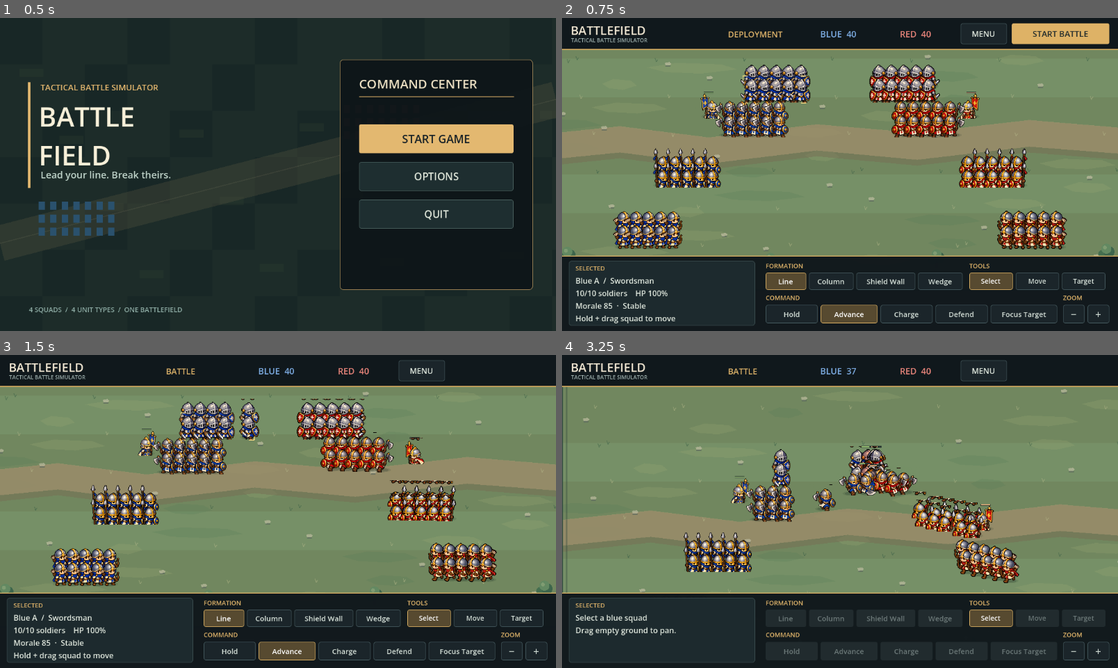
Above: before the commit, frames 1-4 (two rows, left to right).
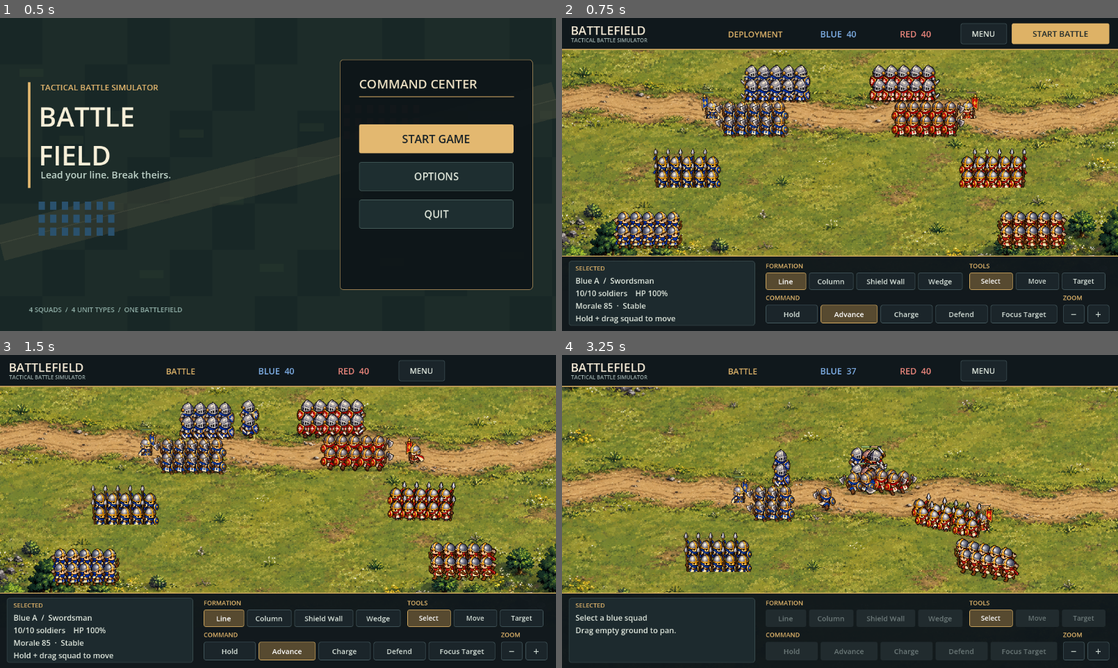
Above: after the commit, the same moments.

Repository: Pence420/RTS_GAME
Game: Godot game, scene res://scenes/main_menu.tscn
Same seed, same stepped clock (60 frames per second), same inputs: the game is played once before the commit and once after it.
Inputs (mouse positions are in pixels of both pictures, inside the frame that each line leads up to):
- Up to frame 1 (0.5 s): no input
- Up to frame 2 (0.75 s): click "START GAME" at 0.5 s
- Up to frame 3 (1.5 s): click "START BATTLE" at 1.25 s
- Up to frame 4 (3.25 s): tap Enter at 2 s; move the mouse to (962, 495) at 2.02 s; hold D 2.03-2.75 s; click (962, 495) at 2.17 s; drag from (728, 527) to (812, 574) at 2.77 s

Frame 1 is identical in both runs. In frame 2, 55% of the frame differs, in the area x 0-100%, y 10-76%; in frame 3, 60%; in frame 4, 62%.

Commit message:
Add pixel art battlefield terrain and align unit animation frames

Diff:
--- a/strategy-game/scenes/battle.tscn
+++ b/strategy-game/scenes/battle.tscn
@@ -76,6 +76,7 @@
 
 [node name="Battle" type="Node2D"]
 y_sort_enabled = true
+texture_filter = 1
 script = ExtResource("1_battle")
 
 [node name="Camera2D" type="Camera2D" parent="."]
--- a/strategy-game/scripts/battle.gd
+++ b/strategy-game/scripts/battle.gd
@@ -3,6 +3,7 @@
 const SQUAD_SCENE: PackedScene = preload("res://scenes/squad.tscn")
 const UNIT_SCENE: PackedScene = preload("res://scenes/unit.tscn")
 const FIELD_SIZE := Vector2(1600, 900)
+const TERRAIN_TEXTURE: Texture2D = preload("res://assets/terrain/battlefield_pixel.png")
 enum PointerMode { SELECT, MOVE, TARGET }
 enum DragAction { PAN, MOVE }
 const DRAG_THRESHOLD := 8.0
@@ -588,75 +589,10 @@
 
 
 func _draw() -> void:
-	draw_rect(Rect2(Vector2.ZERO, FIELD_SIZE), Color("738963"))
-	# Broad grass bands and uneven patches keep the field readable at any zoom.
-	for row in range(9):
-		var color := Color("769067") if row % 3 == 0 else Color("71875f")
-		draw_rect(Rect2(0, row * 100, 1600, 100), color)
-	for index in range(32):
-		var center := Vector2(54 + (index * 337) % 1510, 35 + (index * 227) % 805)
-		var width := 45.0 + float(index % 5) * 18.0
-		var shade := Color("587b58", 0.26) if index % 3 == 0 else Color("a0a977", 0.22)
-		draw_colored_polygon(PackedVector2Array([
-			center + Vector2(-width, 0), center + Vector2(-width * 0.35, -12),
-			center + Vector2(width * 0.65, -8), center + Vector2(width, 5),
-			center + Vector2(width * 0.2, 16), center + Vector2(-width * 0.6, 12)
-		]), shade)
-	# The road has a darker lower edge and a pale crown, like a shallow raised path.
-	var road := PackedVector2Array([
-		Vector2(0, 500), Vector2(230, 476), Vector2(460, 505), Vector2(740, 471),
-		Vector2(1000, 493), Vector2(1290, 460), Vector2(1600, 486),
-		Vector2(1600, 568), Vector2(1290, 543), Vector2(1000, 577),
-		Vector2(740, 553), Vector2(460, 587), Vector2(230, 558), Vector2(0, 582)
-	])
-	draw_colored_polygon(road, Color("776f55", 0.54))
-	draw_colored_polygon(PackedVector2Array([
-		Vector2(0, 499), Vector2(230, 475), Vector2(460, 504), Vector2(740, 470),
-		Vector2(1000, 492), Vector2(1290, 459), Vector2(1600, 485),
-		Vector2(1600, 552), Vector2(1290, 528), Vector2(1000, 562),
-		Vector2(740, 538), Vector2(460, 572), Vector2(230, 543), Vector2(0, 566)
-	]), Color("aa9772", 0.59))
-	for index in range(70):
-		var point := Vector2(20 + (index * 271) % 1550, 18 + (index * 191) % 860)
-		var blade := Color("395e46", 0.44) if index % 3 == 0 else Color("b6b98a", 0.42)
-		draw_line(point + Vector2(0, 7), point + Vector2(-3, -3), blade, 2.0)
-		draw_line(point + Vector2(0, 7), point + Vector2(4, 0), blade, 2.0)
-	# Low stones show a lit top and a darker side without blocking commands.
-	for index in range(24):
-		var stone := Vector2(35 + (index * 419) % 1530, 34 + (index * 313) % 810)
-		draw_rect(Rect2(stone + Vector2(2, 6), Vector2(13, 4)), Color("354d47", 0.29))
-		draw_colored_polygon(PackedVector2Array([
-			stone, stone + Vector2(12, -2), stone + Vector2(17, 2),
-			stone + Vector2(14, 6), stone + Vector2(2, 7)
-		]), Color("c0bea2", 0.67))
-		draw_colored_polygon(PackedVector2Array([
-			stone + Vector2(2, 7), stone + Vector2(14, 6),
-			stone + Vector2(14, 10), stone + Vector2(3, 10)
-		]), Color("687165", 0.53))
-	for grove in [
-		Vector2(130, 88), Vector2(312, 64), Vector2(718, 73),
-		Vector2(1230, 82), Vector2(1462, 113), Vector2(94, 822),
-		Vector2(620, 838), Vector2(1050, 829), Vector2(1490, 814)
-	]:
-		_draw_edge_shrub(grove)
-	for edge in range(2):
-		var x := 12.0 if edge == 0 else 1588.0
-		draw_line(Vector2(x, 0), Vector2(x, 900), Color("263d38", 0.35), 3.0)
-	draw_rect(Rect2(Vector2.ZERO, FIELD_SIZE), Color("334b41"), false, 5.0)
+	draw_texture_rect(TERRAIN_TEXTURE, Rect2(Vector2.ZERO, FIELD_SIZE), false)
 	if drag_active and drag_moved and drag_action == DragAction.MOVE and (is_instance_valid(selected_general) or is_instance_valid(selected_squad)):
 		var origin := selected_general.global_position if selected_general != null else selected_squad.get_center()
 		var destination := drag_destination.clamp(Vector2(20, 20), FIELD_SIZE - Vector2(20, 20))
 		draw_line(origin, destination, Color("f4dc93", 0.85), 3.0)
 		draw_arc(destination, 16.0, 0.0, TAU, 24, Color("f4dc93"), 2.0)
 		draw_circle(destination, 4.0, Color("f4dc93"))
-
-
-func _draw_edge_shrub(center: Vector2) -> void:
-	draw_set_transform(center + Vector2(4, 8), 0.0, Vector2(1.35, 0.44))
-	draw_circle(Vector2.ZERO, 20.0, Color(0.18, 0.27, 0.2, 0.26))
-	draw_set_transform(Vector2.ZERO)
-	draw_rect(Rect2(center + Vector2(-2, -4), Vector2(5, 17)), Color("615c3c"))
-	draw_circle(center + Vector2(-10, -8), 11.0, Color("456f50"))
-	draw_circle(center + Vector2(7, -14), 14.0, Color("3d654c"))
-	draw_circle(center + Vector2(0, -22), 13.0, Color("638962"))
-	draw_circle(center + Vector2(-4, -25), 5.0, Color("87a177", 0.78))
--- a/strategy-game/scripts/unit_visuals.gd
+++ b/strategy-game/scripts/unit_visuals.gd
@@ -10,6 +10,14 @@
 const LONG_WEAPON_ATTACK_COLUMNS := [0, 1, 3]
 # The spear and banner extend into adjacent atlas cells in the middle poses.
 const WIDE_ATTACK_COLUMNS := [0, 3, 0]
+# Generated animation rows are not evenly spaced; use each role's actual row origins.
+const ROW_STARTS := [
+	[0, 345, 661], # swordsman
+	[0, 360, 712], # spearman
+	[0, 333, 650], # axeman
+	[0, 325, 642], # archer
+	[0, 350, 670], # general
+]
 
 static var _frames_cache: Dictionary = {}
 
@@ -46,7 +54,7 @@
 			var frame := AtlasTexture.new()
 			frame.atlas = texture
 			frame.filter_clip = true
-			frame.region = Rect2(_cell_start(column), _cell_start(row), CELL_SIZE, CELL_SIZE)
+			frame.region = Rect2(_cell_start(column), ROW_STARTS[role_index][row], CELL_SIZE, CELL_SIZE)
 			frames.add_frame(animation, frame)
 	_frames_cache[cache_key] = frames
 	return frames
Binary file added: strategy-game/assets/terrain/battlefield_pixel.png
Not shown, added: strategy-game/assets/terrain/battlefield_pixel.png.import
